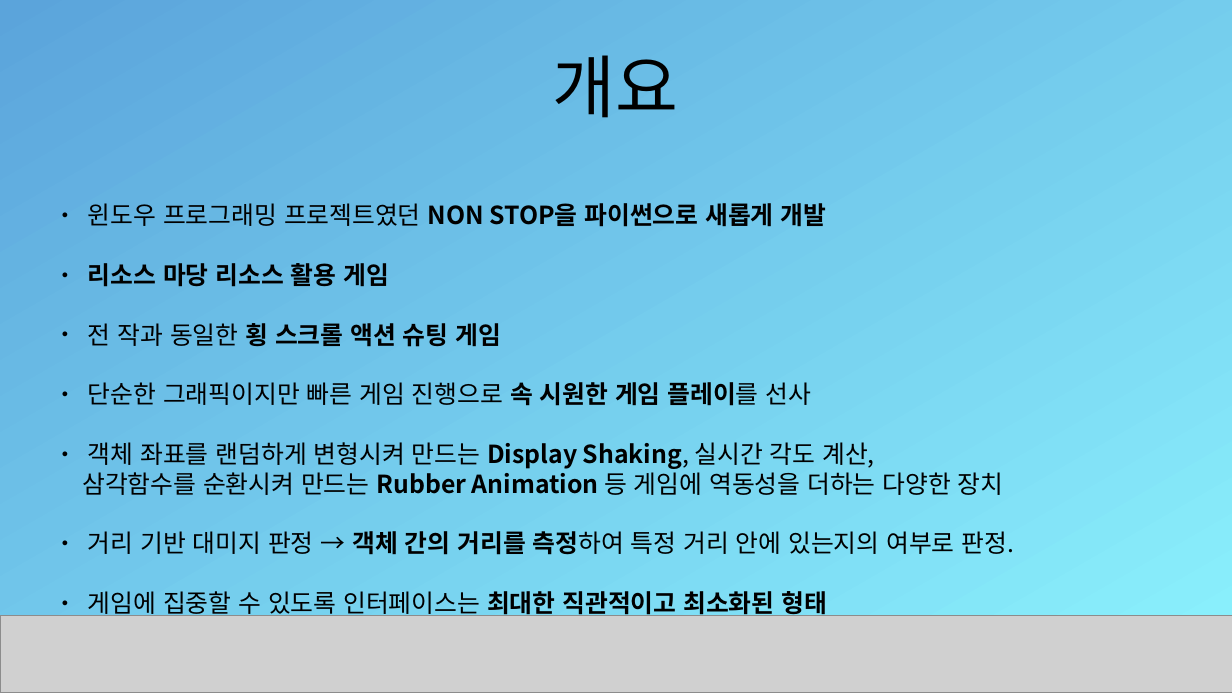
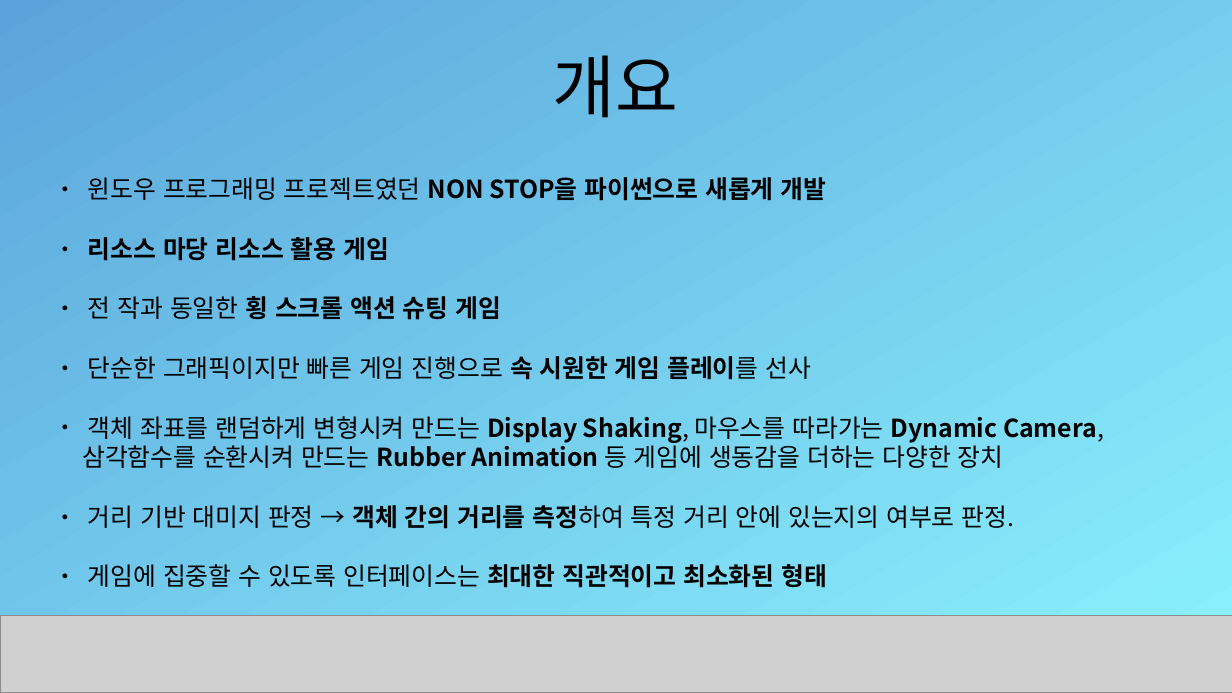
Before and after one commit to TU-PJY/NON_STOP_2, a slide deck: slide 2 of 2D 게임 프로그래밍 1차 발표.pptx. Drawn at 1232x693 pixels with LibreOffice and Linux fonts; fonts in the diff are those of the drawing; grey boxes stand for pictures. Boxes give left, top, right and bottom in pixels: in the first picture for what was removed or moved away, otherwise in the second. Text is boxed around its words. In the diff, an @@ line names an element or a change of style, - is before the commit and + after.

```diff
--- a/2D 게임 프로그래밍 1차 발표.pptx
+++ b/2D 게임 프로그래밍 1차 발표.pptx
@@ text at <box>82,416,1104,468</box>: text changed @@
-● 객체 좌표를 랜덤하게 변형시켜 만드는 Display Shaking, 실시간 각도 계산,
-삼각함수를 순환시켜 만드는 Rubber Animation 등 게임에 역동성을 더하는 다양한 장치
+● 객체 좌표를 랜덤하게 변형시켜 만드는 Display Shaking, 마우스를 따라가는 Dynamic Camera,
+삼각함수를 순환시켜 만드는 Rubber Animation 등 게임에 생동감을 더하는 다양한 장치
```
Also in this commit, not shown: 2 other slides changed.
